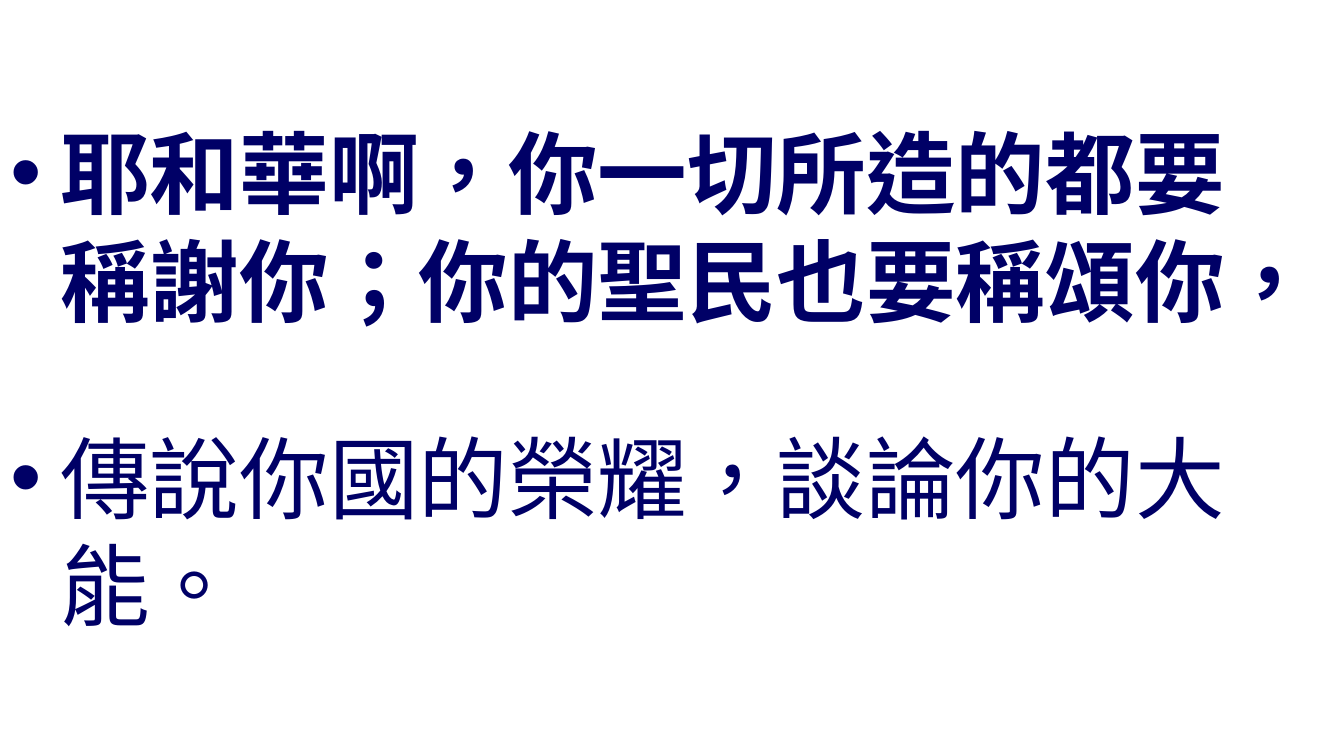
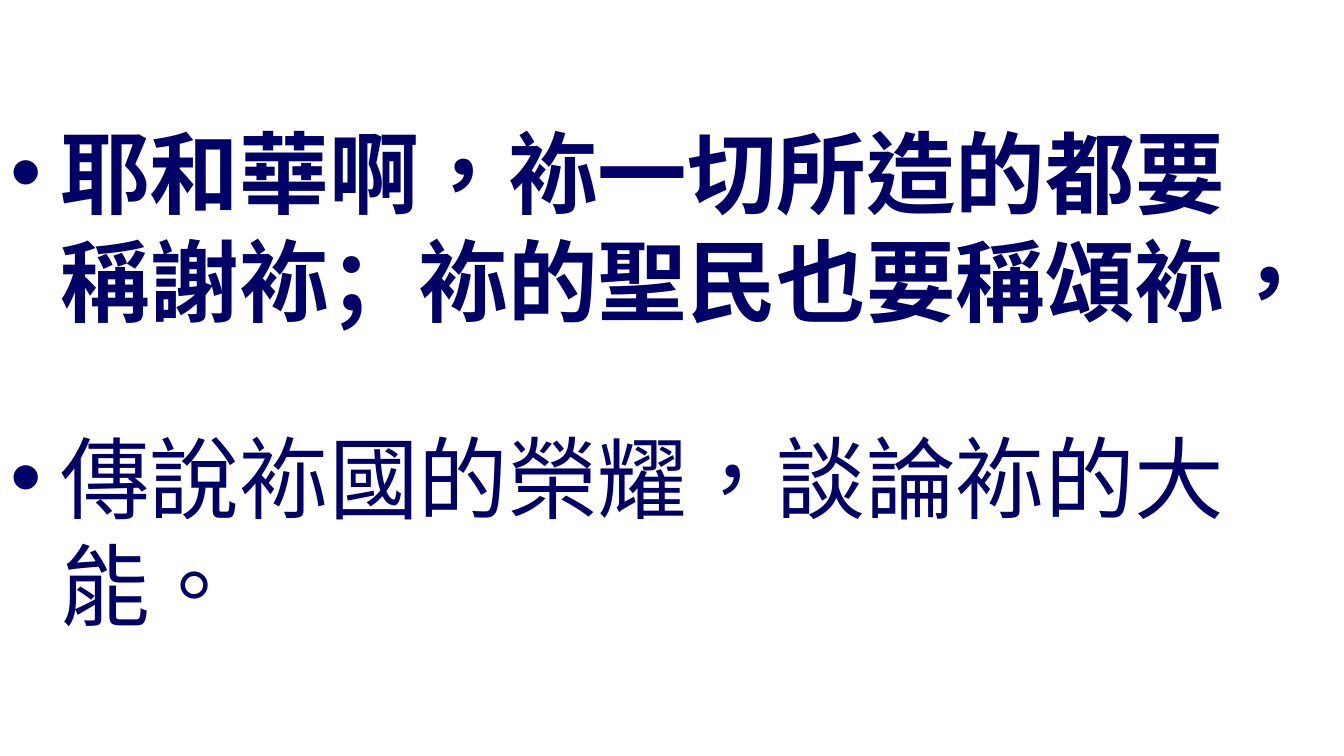
Before and after one commit to batisuoc/worship-resources, a slide deck: slide 5 of 103主是偉大.pptx. Drawn at 1344x756 pixels with LibreOffice and Linux fonts; fonts in the diff are those of the drawing; background and template pictures are left out. Boxes give left, top, right and bottom in pixels: in the first picture for what was removed or moved away, otherwise in the second. Text is boxed around its words. In the diff, an @@ line names an element or a change of style, - is before the commit and + after.

```diff
--- a/103主是偉大.pptx
+++ b/103主是偉大.pptx
@@ text at box(60, 130, 1314, 626): text changed @@
-• 耶和華啊，你一切所造的都要稱謝你；你的聖民也要稱頌你，
-• 傳說你國的榮耀，談論你的大能。
+• 耶和華啊，袮一切所造的都要稱謝袮；袮的聖民也要稱頌袮，
+• 傳說袮國的榮耀，談論袮的大能。
```
Also in this commit, not shown: 4 other slides changed.
